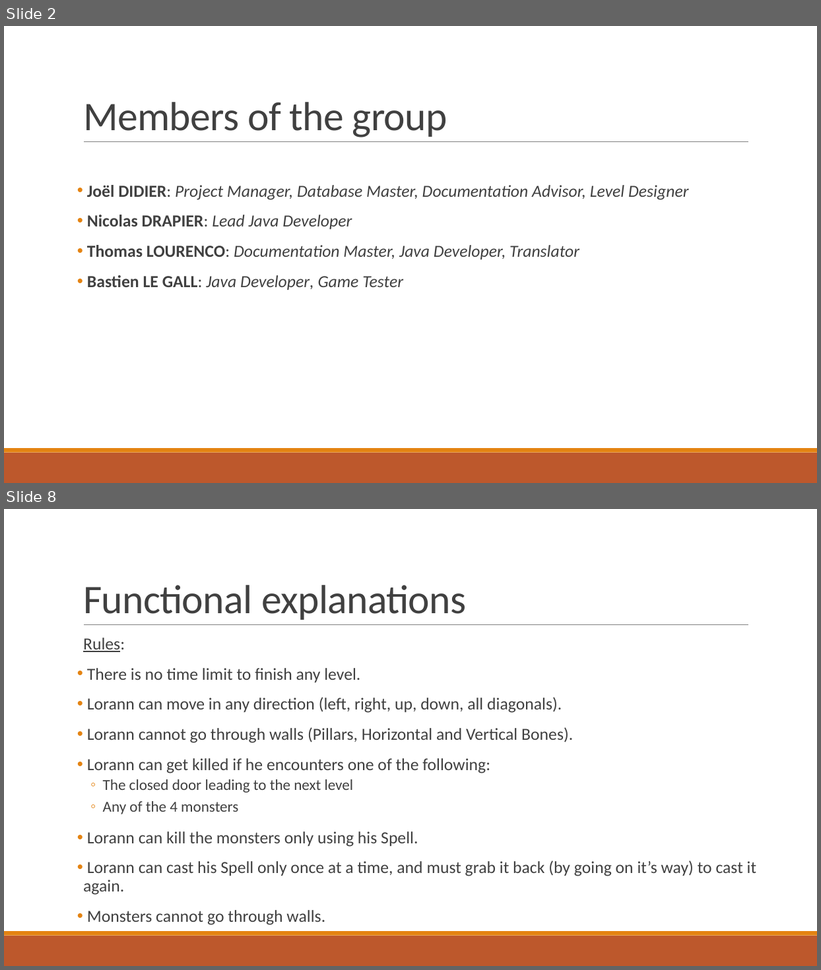
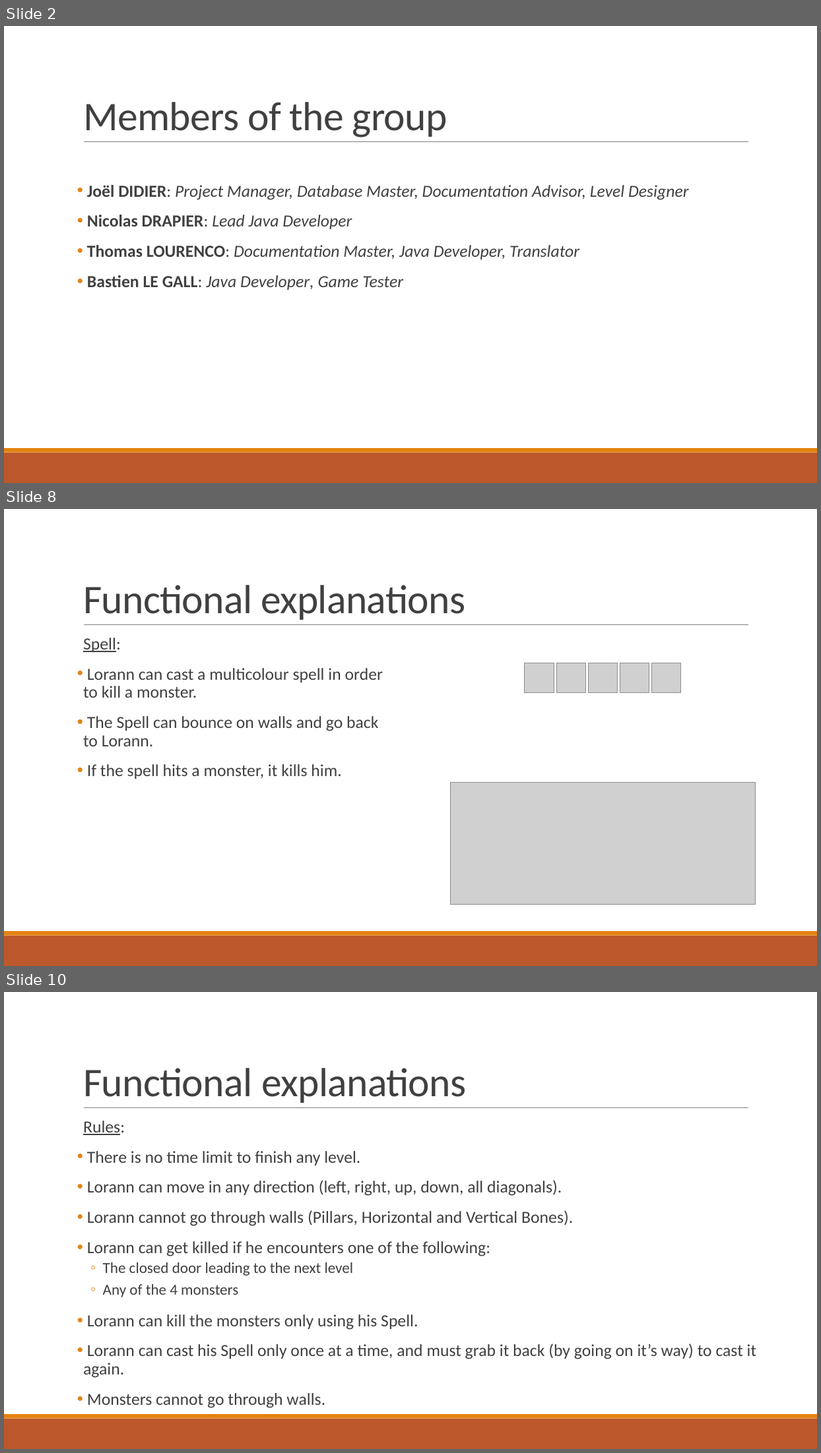
Before and after one commit to Studisys/Lorann-Java-Project----Exia-CESI-A1, a slide deck: Deliverables/Lorann - PowerPoint.pptx. Shown one above the other, each under a label of ours: slides 2 and 8 before the commit, slides 2, 8 and 10 after it; the slides between them are not shown. The pictures are 821x970 and 821x1453 pixels, drawn with LibreOffice and Linux fonts; fonts in the diff are those of the drawing; grey boxes stand for pictures. Boxes give left, top, right and bottom in pixels: in the first picture for what was removed or moved away, otherwise in the second. Text is boxed around its words. In the diff, an @@ line names an element or a change of style, - is before the commit and + after.

```diff
--- a/Deliverables/Lorann - PowerPoint.pptx
+++ b/Deliverables/Lorann - PowerPoint.pptx
@@ slide 8 added at box(4, 509, 817, 966), background #FFFFFF; not listed: 3 template elements that a slide beside it also shows @@
@@ title added at box(83, 585, 465, 620), 48 pt, text #404040 @@
+Functional explanations
@@ text added at box(83, 638, 383, 779), 20 pt, text #404040 @@
+  Spell:
+• Lorann can cast a multicolour spell in order to kill a monster.
+• The Spell can bounce on walls and go back to Lorann.
+• If the spell hits a monster, it kills him.
@@ picture added at box(525, 663, 554, 692) @@
@@ picture added at box(556, 663, 586, 692) @@
@@ picture added at box(588, 663, 618, 692) @@
@@ picture added at box(620, 663, 649, 692) @@
@@ picture added at box(652, 663, 681, 692) @@
@@ picture added at box(451, 783, 756, 905) @@
@@ what was slide 8 is now slide 10 @@
```
Also in this commit, not shown: 5 slides changed, 3 other slides added, 2 slides removed, 1 other file.
